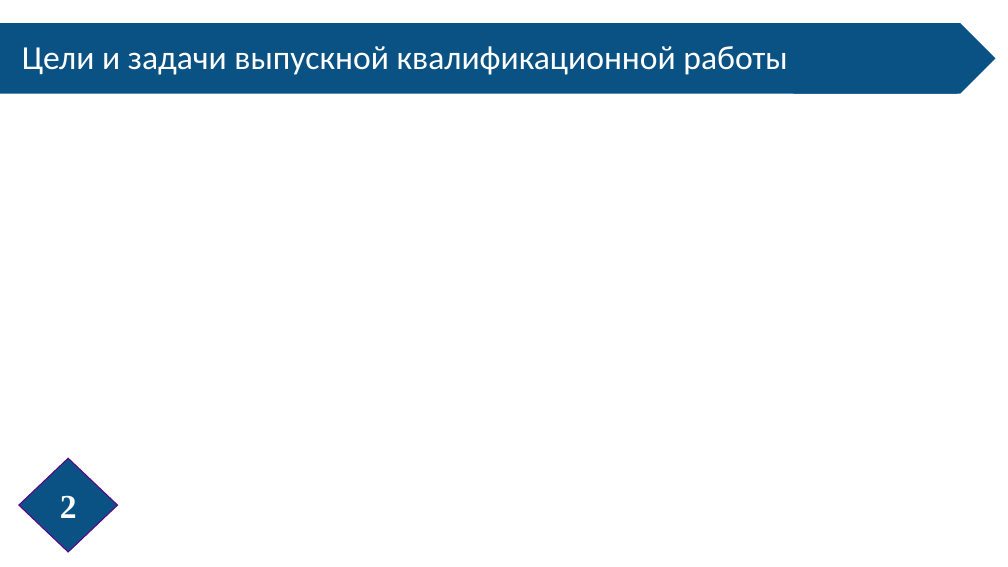
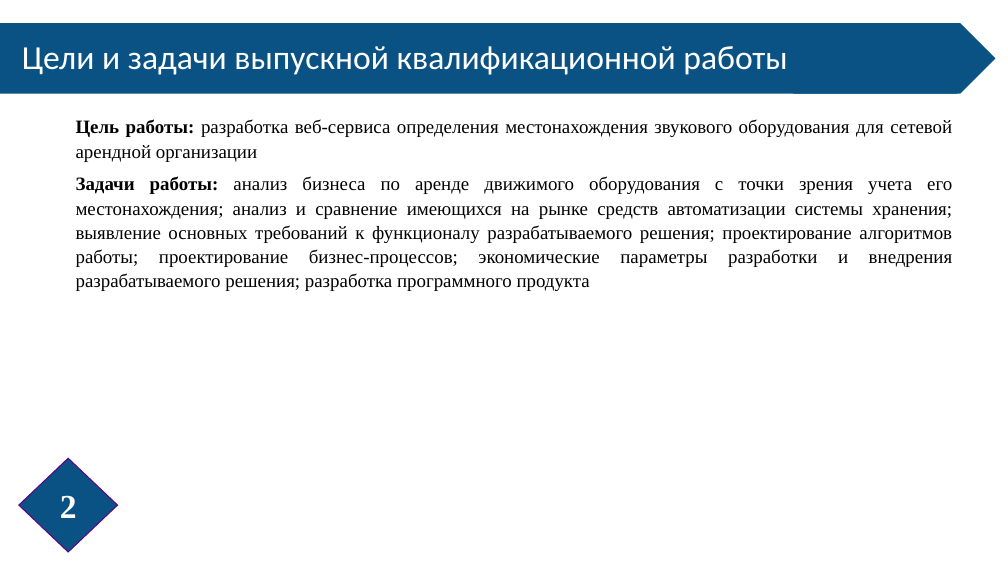
Before and after one commit to LebedevOleg/VKR_2022, a slide deck: slide 2 of Prezentatsia_VKR_2022.pptx. Drawn at 1008x567 pixels with LibreOffice and Linux fonts; fonts in the diff are those of the drawing. Boxes give left, top, right and bottom in pixels: in the first picture for what was removed or moved away, otherwise in the second. Text is boxed around its words. In the diff, an @@ line names an element or a change of style, - is before the commit and + after.

```diff
--- a/Prezentatsia_VKR_2022.pptx
+++ b/Prezentatsia_VKR_2022.pptx
@@ text added at (x1=76, y1=119, x2=952, y2=291), 18 pt, text #000000 @@
+Цель работы: разработка веб-сервиса определения местонахождения звукового оборудования для сетевой арендной организации
+Задачи работы: анализ бизнеса по аренде движимого оборудования с точки зрения учета его местонахождения; анализ и сравнение имеющихся на рынке средств автоматизации системы хранения; выявление основных требований к функционалу разрабатываемого решения; проектирование алгоритмов работы; проектирование бизнес-процессов; экономические параметры разработки и внедрения разрабатываемого решения; разработка программного продукта
```
Also in this commit, not shown: 3 other slides changed, 4 other files.
